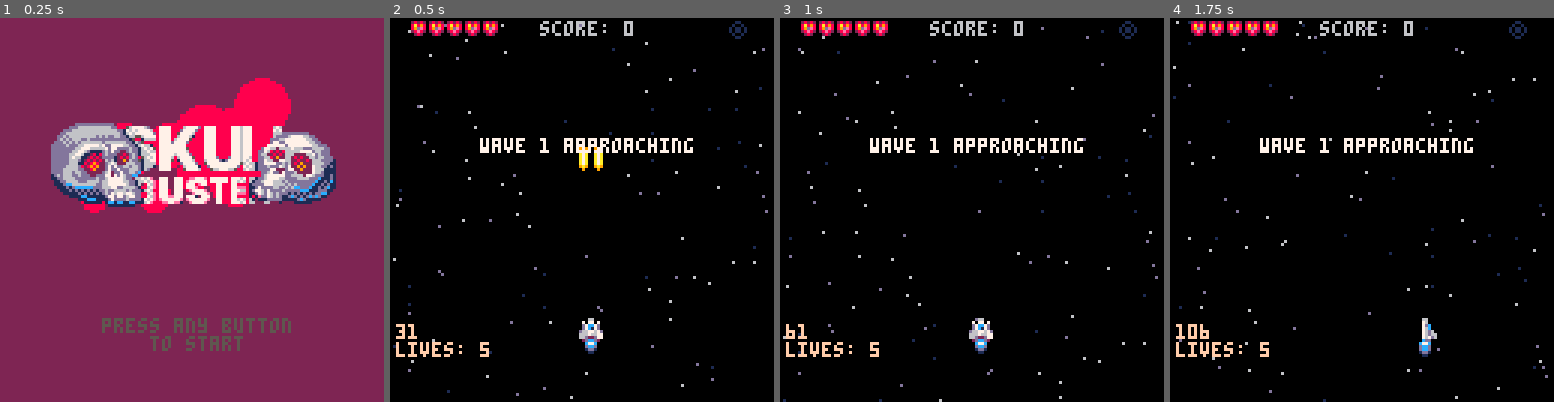
Above: before the commit, frames 1-4 (left to right).
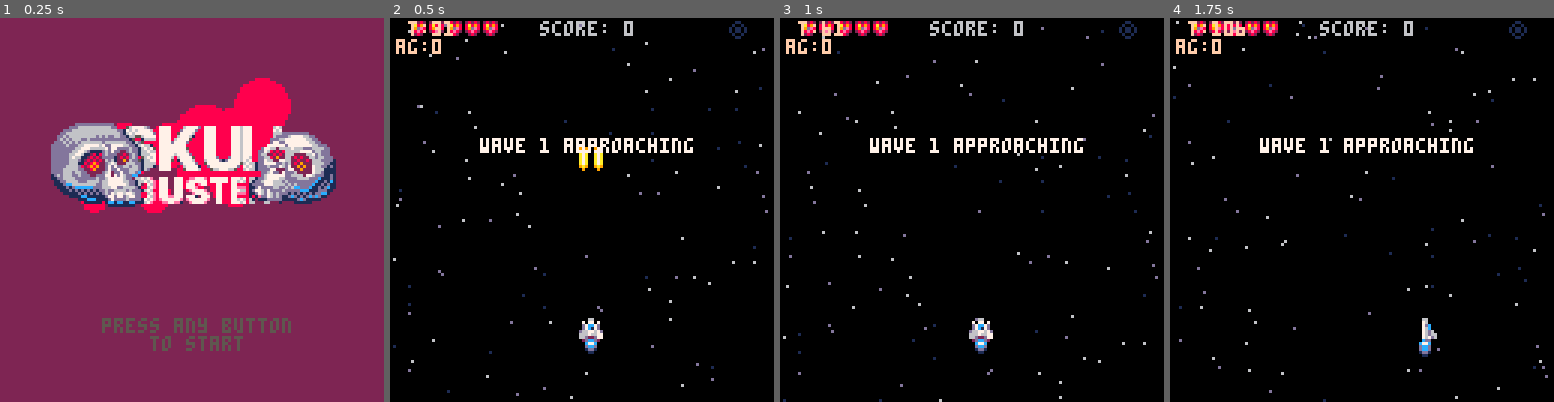
Above: after the commit, the same moments.

Repository: jimmac/pico-shed
Game: PICO-8 cartridge skulls.p8
The game is run twice, just before and just after one commit, with the same random seed, the same clock (stepped at 60 frames per second) and the same inputs.
Inputs:
- Up to frame 1 (0.25 s): no input
- Up to frame 2 (0.5 s): tap X (X key) at 0.33 s
- Up to frame 3 (1 s): tap O (Z key) at 0.7 s
- Up to frame 4 (1.75 s): tap X (X key) at 1.07 s; hold Right from 1.6 s (still down); tap O (Z key) at 1.7 s

Frame 1 is identical in both runs. In frame 2, 0.8% of the frame differs, in the area x 1-26%, y 0-89%; in frame 3, 0.8%; in frame 4, 1.0%.

Commit message:
boss end screen time fix

Diff:
--- a/skulls.p8
+++ b/skulls.p8
@@ -6,7 +6,6 @@
 
 -- todo
 
--- tone down explosions
 -- make boss explosion
 
 -- polish
@@ -100,6 +100,7 @@
 
 	en={} --enemies
 	attackfreq=120
+	allgone=0
 
 	parts={} --particles
 
@@ -841,11 +842,8 @@
  end
 
  --debug
- if debug then
- 	print(t,2,102,15)
-	 print("lives: "..pl.lv)
- end
-
+	print(" t:"..t,2,1,15)
+	print("ag:"..allgone)
 end
 
 function draw_wavetext()
@@ -905,9 +903,14 @@
  wave+=1
 
  if wave>lastwave then
-  sfx(35)
-	 mode="youwin"
-	 lockout=t+60
+  if t>=allgone then
+  -- go to endscreen
+	  music(56)
+		 mode="youwin"
+		 lockout=t+60
+		else
+			--let boss explode
+		end
  else
 		mode="wavetext"
 		wavet=160
@@ -1170,7 +1173,7 @@
 
  elseif myen.mission=="protec" then
   -- staying put
-
+ printh("xxag "..allgone)
  elseif myen.mission=="boss1" then
  	doboss1(myen)
  elseif myen.mission=="boss2" then
@@ -1275,7 +1278,7 @@
 	local myindex=#en-flr(rnd(maxnum))
 	local myen=en[myindex]
 
-	if myen.mission=="protec" then
+	if myen and myen.mission=="protec" then
 		myen.mission="attac"
 		myen.wait=60
 		myen.shake=60
@@ -1290,7 +1293,7 @@
 	local myindex=#en-flr(rnd(maxnum))
 	local myen=en[myindex]
 
-if myen.mission=="protec" then
+if myen and myen.mission=="protec" then
   if myen.type==6 then
    --miniboss
    efirespread(myen,8,1.3,rnd())
@@ -1453,28 +1456,30 @@
 
  if t%30==0 then
  	--keep exploding
-  setoff_explosion(myen.x+rnd(32),myen.y+rnd(24),nil,10)
+  setoff_explosion(myen.x+rnd(32),myen.y+rnd(24),nil,6)
   sfx(2)
   shake=1
  end
 
  if myen.phbegin+2*60<t then
 	 if t%10==0 then
-	  setoff_explosion(myen.x+rnd(32),myen.y+rnd(24),nil,12)
+	  setoff_explosion(myen.x+rnd(32),myen.y+rnd(24),nil,10)
    --setoff_sw(myen.x+16,myen.y+16)
 	  sfx(2)
    shake=2
 	 elseif t%49==0 then
 	 	sfx(7)
-	 	setoff_explosion(myen.x,myen.y)
+	 	setoff_explosion(myen.x,myen.y,nil, 20)
    setoff_sw(myen.x+16,myen.y+16)
 	 end
  end
 
 	--end it
  if myen.phbegin+4*60<t then
- 	score+=100
- 	music(24)
+ 	score+=10
+ 	allgone=t+360
+ 	sfx(32)
+  setoff_sw(myen.x+16,myen.y+16)
  	en={}
 	end
 end
Not shown, changed: the music (__music__) section of skulls.p8
Not shown, changed: the sound effects (__sfx__) section of skulls.p8
